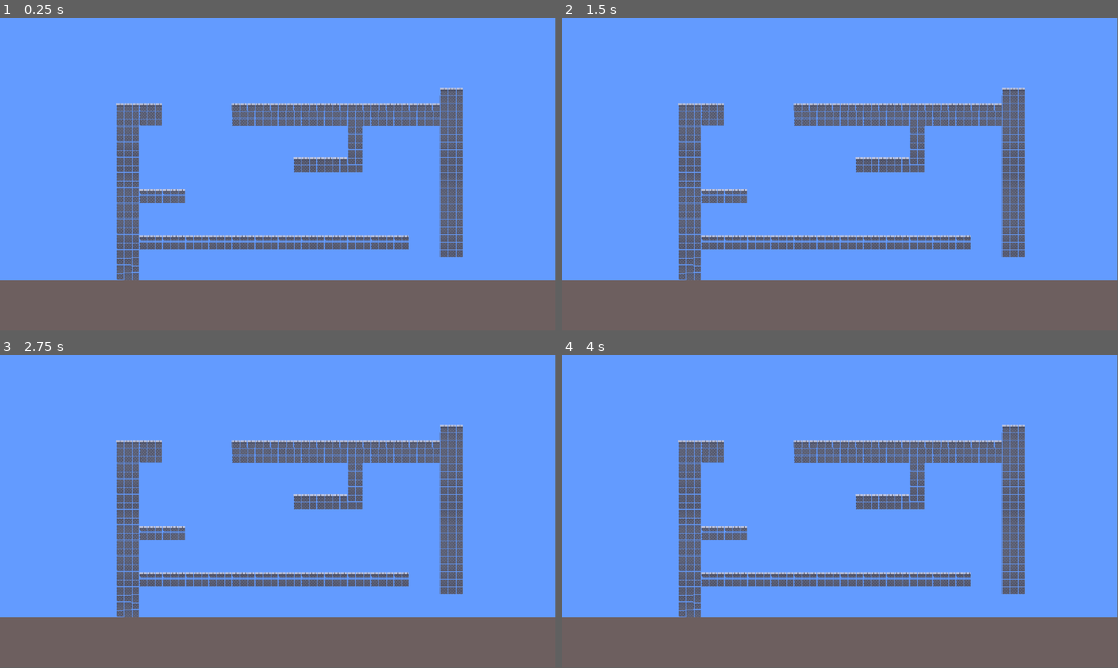
Above: before the commit, frames 1-4 (two rows, left to right).
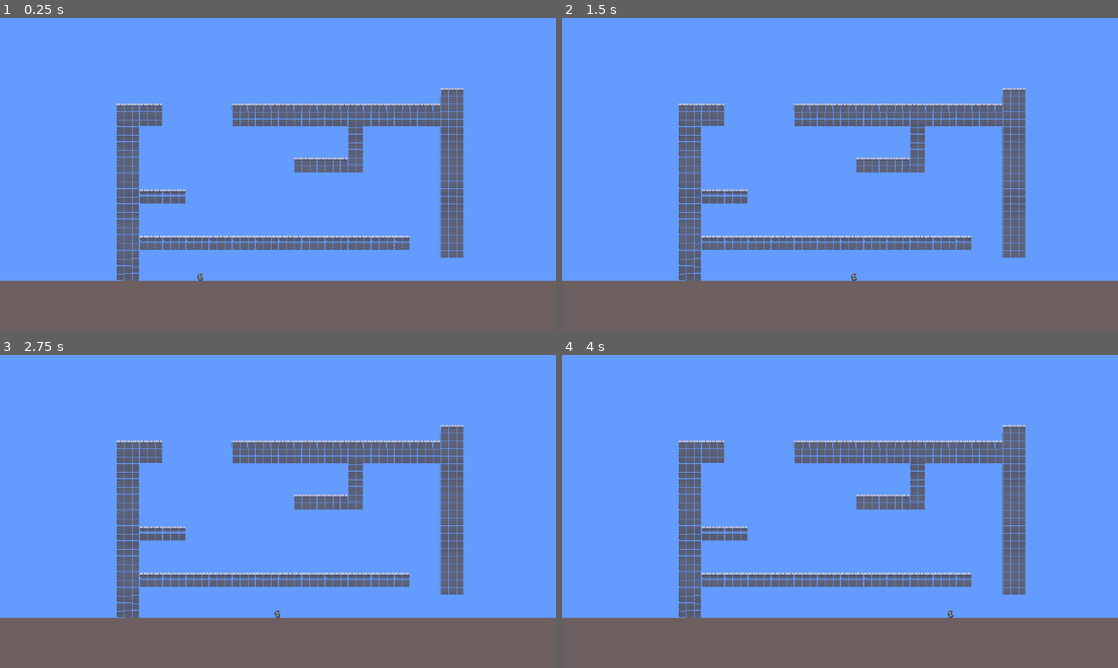
Above: after the commit, the same moments.

Repository: TheVugx/castle
Game: Godot game, scene res://Scenes/Game.tscn
The game is run twice, just before and just after one commit, with the same random seed, the same clock (stepped at 60 frames per second) and the same inputs. Before the commit the project has no main scene; this scene is started directly in both runs.
Inputs:
- Up to frame 1 (0.25 s): no input
- Up to frame 2 (1.5 s): tap Enter (ui_accept) at 0.5, 0.77, 1.25 s; hold Right (ui_right) from 0.53 s (still down)
- Up to frame 3 (2.75 s): tap Enter (ui_accept) at 1.52 s; release Right (ui_right) at 2.03 s; hold Left (ui_left) from 2.03 s (still down)
- Up to frame 4 (4 s): tap Enter (ui_accept) at 2.75, 3.02, 3.77 s; release Left (ui_left) at 2.78 s; hold Right (ui_right) from 2.78 s (still down)
In our replay, the window is 799x449 before the commit and 800x450 after it. These sizes can differ from the game's own. Grey fills any space a smaller window leaves; there, only what the larger window draws over its background counts as a difference.

The runs differ from the first frame. In frame 1, 5.5% of the frame differs, in the area x 0-100%, y 0-84%; in frame 2, 5.5%; in frame 3, 5.5%; in frame 4, 5.5%.

Commit message:
working: personaje (Knight) y movimientos

Diff:
--- a/Scenes/Game.tscn
+++ b/Scenes/Game.tscn
@@ -1,26 +1,35 @@
-[gd_scene load_steps=4 format=4 uid="uid://dmoge6wfx060v"]
+[gd_scene load_steps=6 format=4 uid="uid://dmoge6wfx060v"]
 
 [ext_resource type="Texture2D" uid="uid://dci3qv4htcfmu" path="res://Assets/Tileset_Castle_16x16.png" id="1_iukft"]
+[ext_resource type="Texture2D" uid="uid://df3o13yplesjn" path="res://Assets/Knight.png" id="2_gl6un"]
+[ext_resource type="Script" uid="uid://toe4yb6nflb7" path="res://Scenes/knight.gd" id="2_j5yw3"]
 
 [sub_resource type="TileSetAtlasSource" id="TileSetAtlasSource_iukft"]
 texture = ExtResource("1_iukft")
 0:0/0 = 0
+0:0/0/physics_layer_0/polygon_0/points = PackedVector2Array(-8, -8, 8, -8, 8, 8, -8, 8)
 1:0/0 = 0
+1:0/0/physics_layer_0/polygon_0/points = PackedVector2Array(-8, -8, 8, -8, 8, 8, -8, 8)
 2:0/0 = 0
+2:0/0/physics_layer_0/polygon_0/points = PackedVector2Array(-8, -8, 8, -8, 8, 8, -8, 8)
 3:0/0 = 0
 4:0/0 = 0
 5:0/0 = 0
 6:0/0 = 0
 0:1/0 = 0
+0:1/0/physics_layer_0/polygon_0/points = PackedVector2Array(-8, -8, -3.23746, -8, -3.23746, -8, -2.87774, 8, -8, 8)
 1:1/0 = 0
 2:1/0 = 0
+2:1/0/physics_layer_0/polygon_0/points = PackedVector2Array(3.23746, -8, 8, -8, 8, 8, 3.0576, 8)
 3:1/0 = 0
 4:1/0 = 0
 5:1/0 = 0
 6:1/0 = 0
 0:2/0 = 0
+0:2/0/physics_layer_0/polygon_0/points = PackedVector2Array(-8, -8, -3.0576, -8, -3.0576, 8, -8, 8)
 1:2/0 = 0
 2:2/0 = 0
+2:2/0/physics_layer_0/polygon_0/points = PackedVector2Array(3.59717, -8, 8, -8, 8, 8, 3.59717, 8)
 3:2/0 = 0
 4:2/0 = 0
 5:2/0 = 0
@@ -43,17 +52,20 @@
 1:6/0 = 0
 2:6/0 = 0
 4:6/0 = 0
+4:6/0/physics_layer_0/polygon_0/points = PackedVector2Array(-8, -8, 8, -8, 8, -5.39576, -8, -5.2159)
 0:7/0 = 0
 1:7/0 = 0
 2:7/0 = 0
 
 [sub_resource type="TileSet" id="TileSet_gl6un"]
+physics_layer_0/collision_layer = 1
 sources/0 = SubResource("TileSetAtlasSource_iukft")
 
 [node name="Game" type="Node2D"]
 
 [node name="Visuals" type="Node2D" parent="."]
 metadata/_edit_lock_ = true
+metadata/_edit_group_ = true
 
 [node name="Background" type="TileMapLayer" parent="Visuals"]
 tile_map_data = PackedByteArray("AAAAAAAAAAAEAAQAAAAAAAEAAAAEAAQAAAAAAAIAAAAEAAQAAAAAAAMAAAAEAAQAAAAAAAQAAAAEAAQAAAAAAA …(47152 unchanged characters)…
@@ -66,3 +78,10 @@
 [node name="Walls" type="TileMapLayer" parent="Visuals"]
 tile_map_data = PackedByteArray("AAAAAAAAAAAEAAQAAAAAAAEAAAAEAAQAAAAAAAIAAAAEAAQAAAAAAAMAAAAEAAQAAAAAAAQAAAAEAAQAAAAAAA …(48320 unchanged characters)…
 tile_set = SubResource("TileSet_gl6un")
+
+[node name="Knight" type="CharacterBody2D" parent="."]
+script = ExtResource("2_j5yw3")
+
+[node name="Sprite2D" type="Sprite2D" parent="Knight"]
+position = Vector2(415, 536)
+texture = ExtResource("2_gl6un")
--- /dev/null
+++ b/Scenes/knight.gd
@@ -0,0 +1,17 @@
+extends CharacterBody2D
+
+func _physics_process(delta: float) -> void:
+	var x : int = 0
+	var y : int = 0
+	if Input.is_key_pressed(KEY_LEFT):
+		x -= 1
+	if Input.is_key_pressed(KEY_RIGHT):
+		x += 1
+	if Input.is_key_pressed(KEY_UP):
+		y -= 1
+	if Input.is_key_pressed(KEY_DOWN):
+		y += 1
+
+	var input_direction := Vector2(x, y).normalized()
+	velocity = input_direction * 200
+	move_and_slide()
--- a/project.godot
+++ b/project.godot
@@ -11,8 +11,13 @@
 [application]
 
 config/name="castle"
+run/main_scene="uid://dmoge6wfx060v"
 config/features=PackedStringArray("4.4", "GL Compatibility")
 config/icon="res://icon.svg"
+
+[display]
+
+window/stretch/mode="viewport"
 
 [rendering]
 
Binary file added: Assets/Knight.png
Not shown, added: Assets/Knight.png.import
Not shown, added: Scenes/knight.gd.uid
